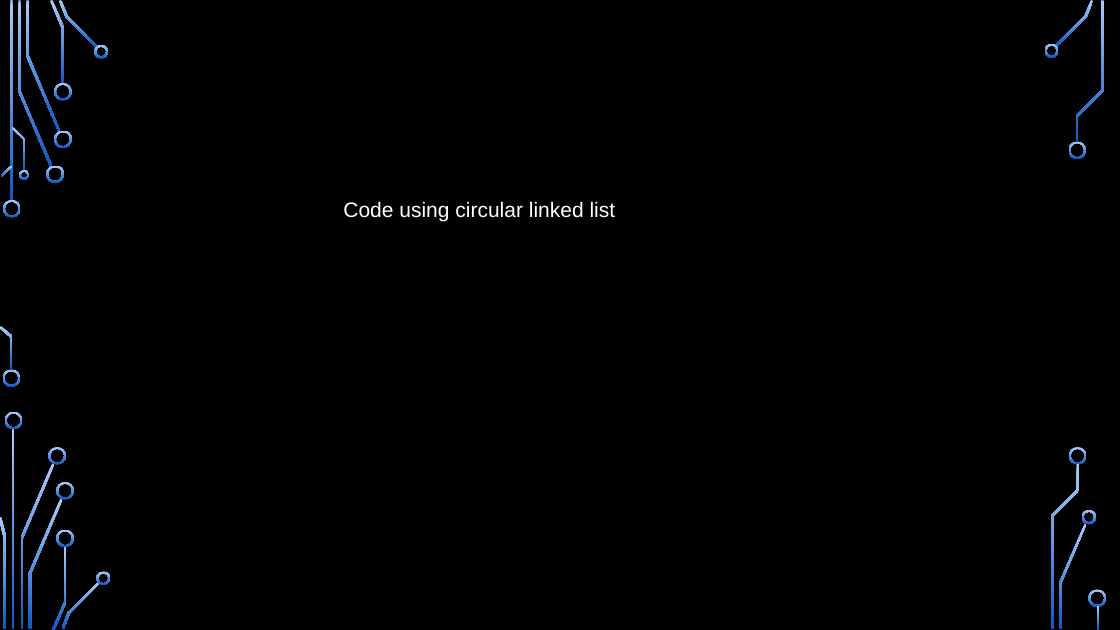
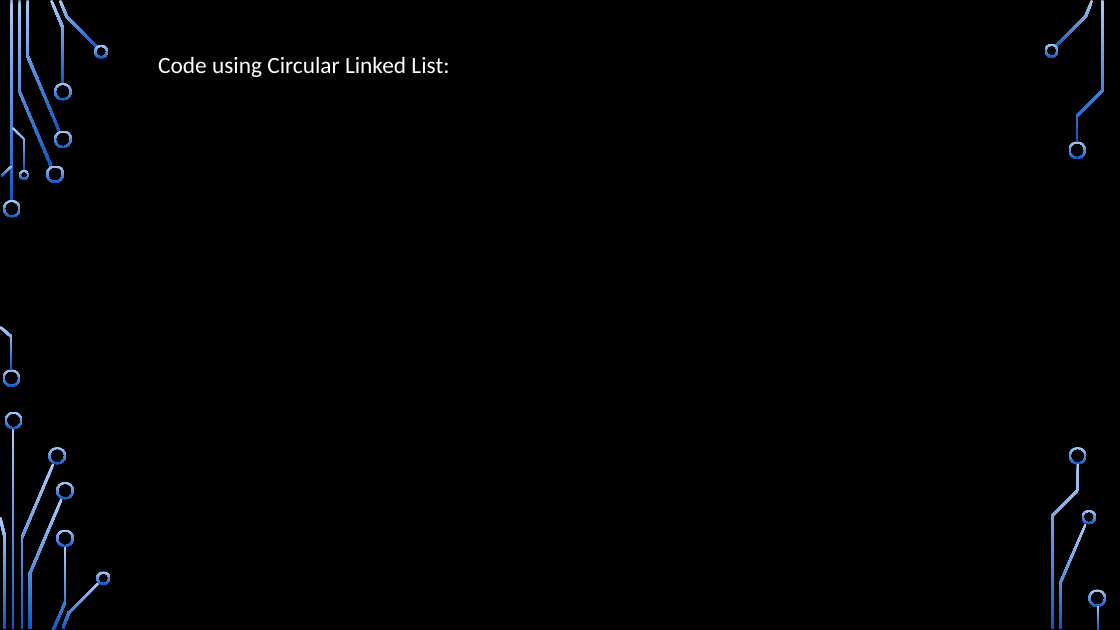
Before and after one commit to arcadesArena/college-sem3-dsaJosephusAssignment, a slide deck: slide 7 of presentaiton.pptx. Drawn at 1120x630 pixels with LibreOffice and Linux fonts; fonts in the diff are those of the drawing; background and template pictures are left out. Boxes give left, top, right and bottom in pixels: in the first picture for what was removed or moved away, otherwise in the second. Text is boxed around its words. In the diff, an @@ line names an element or a change of style, - is before the commit and + after.

```diff
--- a/presentaiton.pptx
+++ b/presentaiton.pptx
@@ text at bbox=[158, 56, 449, 77]: text changed; size 18 to 20 pt; font Arial to Calibri @@
-Code using circular linked list
+Code using Circular Linked List:
```
Also in this commit, not shown: 6 other slides changed, 1 slide added, 1 slide removed.
